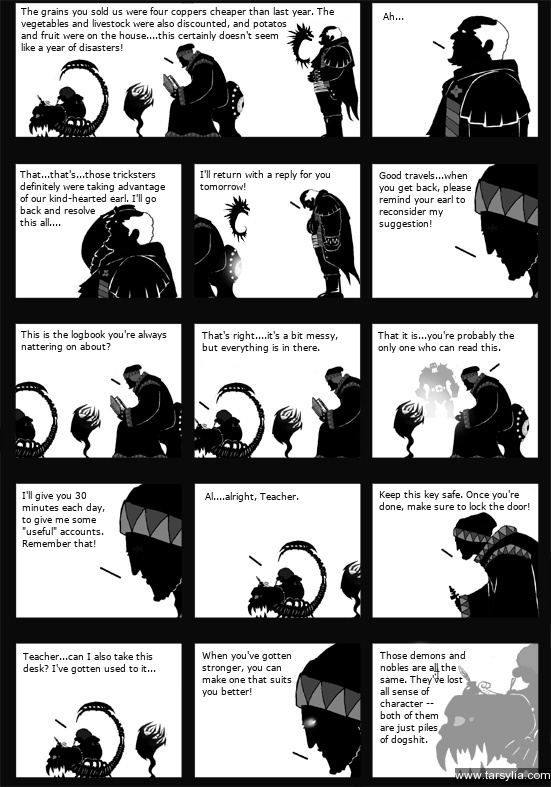
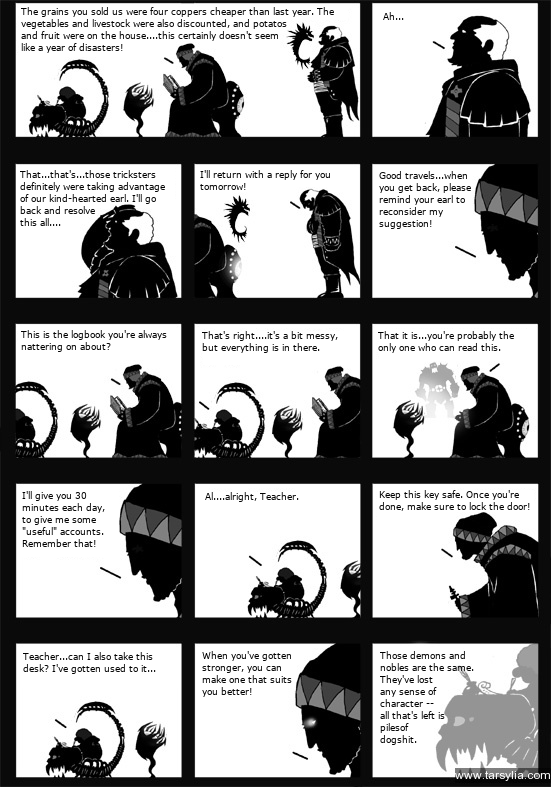
Layer changes from the first 551 x 787 image to the second:
renamed "Those demons and nobles are al..." to "Those demons and nobles are th...", painted on it over left=380, top=663, right=474, bottom=745
painted on "tales-of-tarsylia-chapter17-liliang-14.jpg" over left=434, top=663, right=446, bottom=680
